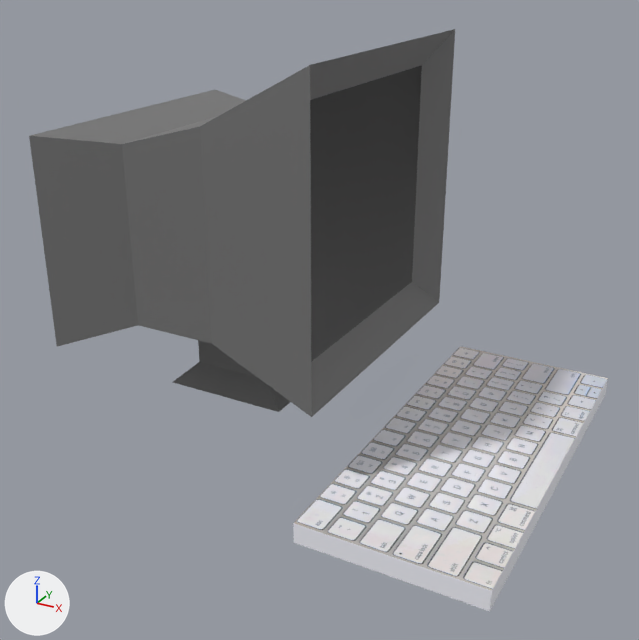
An edit to the FBX model Game/Assets/Models/PC/PC.fbx, drawn before and after from the same camera.
Camera for both pictures: a 50 mm camera at (5.46, -8.37, 5.37) aimed at (1.06, -0.38, 1.37). Arrows for +X, +Y and +Z are at lower left; the lights stay in place. The picture after the commit comes second. Where no turn or scale is listed for an object, it has been applied to the vertices.
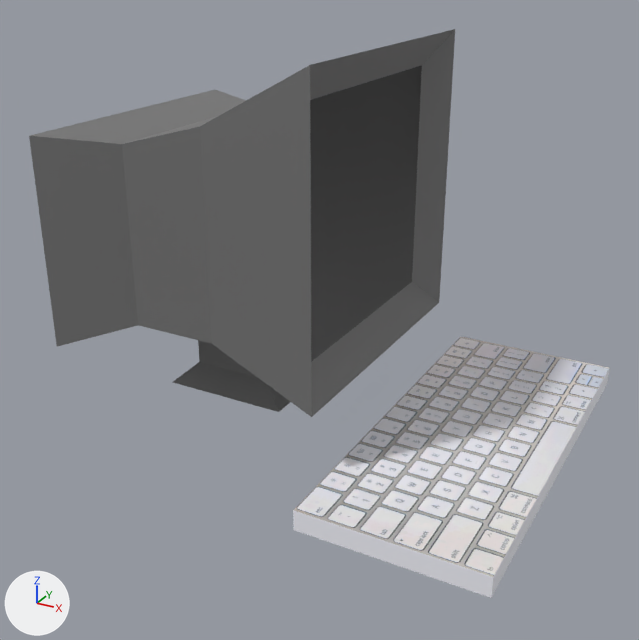
Changed parts and their boxes (x1, y1, x2, y2) in the pictures (639 x 640 px; the box of a moved part takes in the faces that stretch with it):
'Cube.001', reshaped, moved, rescaled (35% wider, 46% taller)
    before: (293, 346, 608, 611)
    after: (29, 29, 455, 417)
'Cube.002', added
    after: (293, 336, 609, 598)
part 1 of me_cube_002, moved or reshaped
    before: (293, 346, 608, 611)
    after: (293, 336, 609, 598)

The change, as a list of edits to the scene's bpy script:
```text
Change me_cube_002:
    used by ob_cube_001; location = (2.82, 0.0, 0.0); scale = (1.0, 2.29, 0.115)
    remove me_cube_002.from_pydata(...)  # 8 vertices, 6 faces; spans x -1.0..1.0, y -1.0..1.0, z -1.0..1.0
    add me_cube_002.from_pydata(...)  # 8 vertices, 6 faces; spans x -1.0..1.0, y -2.29..2.29, z -0.11..0.11
    me_cube_002 part 1: the whole mesh is scaled about its middle by (1, 2.29, 0.115)
Add me_cube_001_1:
    me_cube_001_1.from_pydata(...)  # 48 vertices, 28 faces; spans x -1.0..1.0, y -1.0..1.0, z -1.52..1.0
    # faces by material slot: [27, 1]
    me_cube_001_1.materials.append(mat_material_002)  # grey #747474
    me_cube_001_1.materials.append(mat_material_003)  # black #000000
Change ob_cube_001:
    ob_cube_001: bpy.data.objects.new('Cube.001', me_cube_002) -> bpy.data.objects.new('Cube.001', me_cube_001_1)
    ob_cube_001.location: (2.82, 0.0, 0.0) -> (0.0, 0.0, 2.65)
    ob_cube_001.scale: (1.0, 2.29, 0.115) -> (1.69, 1.69, 1.69)
Add ob_cube_002:
    ob_cube_002 = bpy.data.objects.new('Cube.002', me_cube_002)
    ob_cube_002.location = (2.82, 0.0, 0.15)
```
